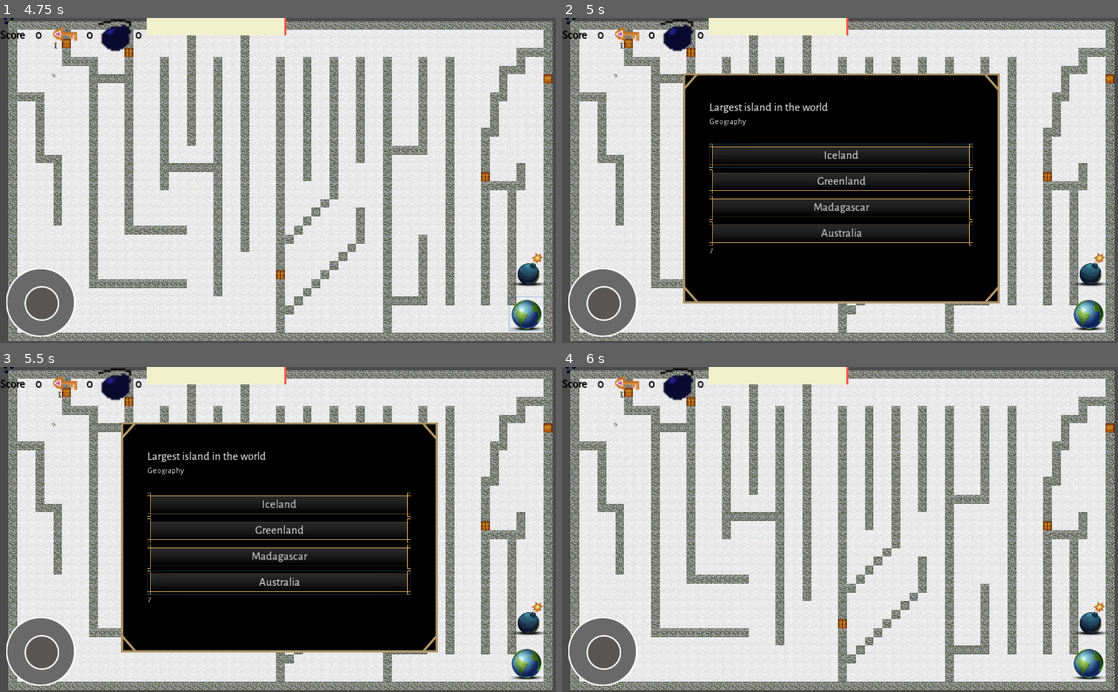
Above: before the commit, frames 1-4 (two rows, left to right).
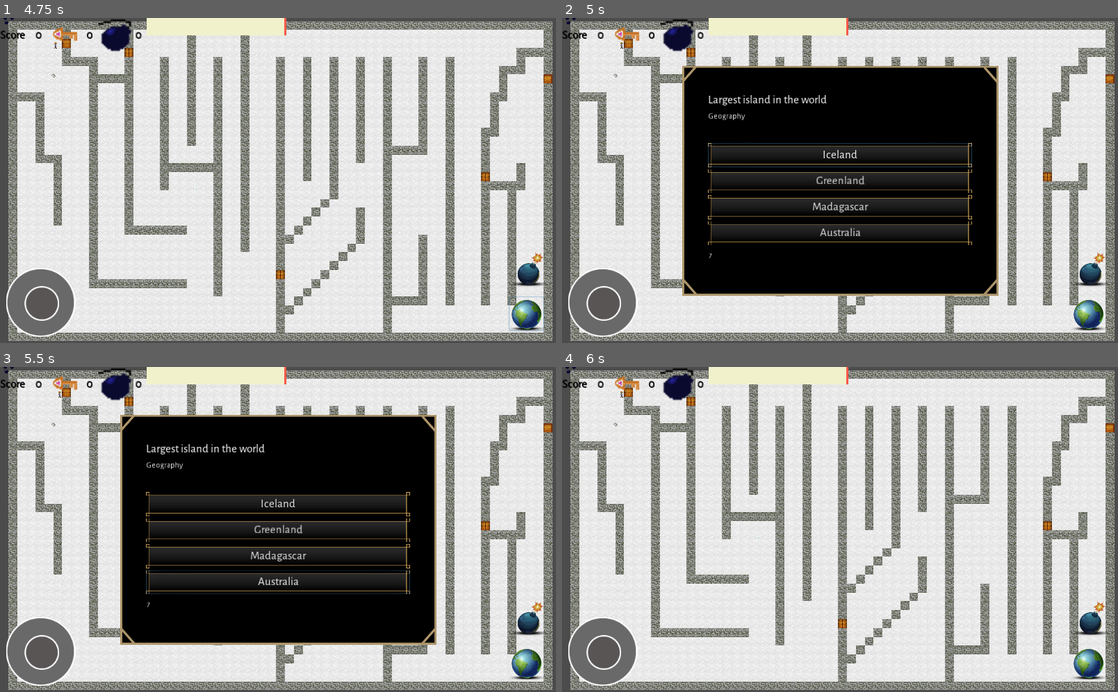
Above: after the commit, the same moments.

Repository: rogerdv/labyrinth
Game: Godot game, scene res://Scenes/main_menu.tscn
The game is run twice, just before and just after one commit, with the same random seed, the same clock (stepped at 60 frames per second) and the same inputs. The engine's default icon, where the game draws it, is replaced by a stand-in: a white triangle on a blue panel in a dark square.
Inputs (mouse positions are in pixels of both pictures, inside the frame that each line leads up to):
- Up to frame 1 (4.75 s): click "New game" at 0.5 s; click (528, 268) at 1.25 s; click (528, 313) at 2 s; tap Enter at 2.75 s; move the mouse to (400, 164) at 2.77 s; hold Right (ui_right) 2.78-3.5 s; tap M at 2.85, 4.35 s; click (400, 164) at 2.92 s; tap Space at 3.02, 4.25 s; drag from (166, 196) to (55, 76) at 3.52 s; move the mouse to (333, 109) at 4.27 s; hold Right (ui_right) from 4.28 s (still down)
- Up to frame 2 (5 s): keep holding Right (ui_right)
- Up to frame 3 (5.5 s): release Right (ui_right) at 5 s; drag from (250, 594) to (55, 425) at 5.02 s
- Up to frame 4 (6 s): click "Iceland" at 5.75 s

Frame 1 is identical in both runs. In frame 2, 7.3% of the frame differs, in the area x 21-79%, y 14-88%; in frame 3, 7.2%; in frame 4, nothing differs.

Commit message:
Small fixes to containers

Diff:
--- a/UI/QuestionPanel.tscn
+++ b/UI/QuestionPanel.tscn
@@ -25,14 +25,14 @@
 }
 
 [node name="PanelContainer" type="PanelContainer" parent="."]
-anchor_left = 0.192
-anchor_top = 0.14
-anchor_right = 0.804
-anchor_bottom = 0.921
-margin_left = 26.392
-margin_top = 18.0
-margin_right = -17.296
-margin_bottom = -25.6
+anchor_left = 0.5
+anchor_top = 0.5
+anchor_right = 0.5
+anchor_bottom = 0.5
+margin_left = -291.5
+margin_top = -212.5
+margin_right = 291.5
+margin_bottom = 212.5
 custom_styles/panel = SubResource( 1 )
 __meta__ = {
 "_edit_use_anchors_": false
@@ -49,31 +49,37 @@
 
 [node name="question" type="Label" parent="PanelContainer/VBoxContainer"]
 margin_right = 486.0
-margin_bottom = 30.0
+margin_bottom = 35.0
 rect_min_size = Vector2( 485, 30 )
+size_flags_horizontal = 3
+size_flags_vertical = 3
 custom_fonts/font = ExtResource( 6 )
 text = "AAAA Here goes the very long question text BBB???"
 autowrap = true
 
 [node name="topic" type="Label" parent="PanelContainer/VBoxContainer"]
-margin_top = 34.0
+margin_top = 39.0
 margin_right = 486.0
-margin_bottom = 59.0
+margin_bottom = 74.0
 rect_min_size = Vector2( 200, 25 )
+size_flags_horizontal = 3
+size_flags_vertical = 3
 text = "topic"
 
 [node name="Label" type="Label" parent="PanelContainer/VBoxContainer"]
-margin_top = 63.0
+margin_top = 78.0
 margin_right = 486.0
-margin_bottom = 77.0
+margin_bottom = 92.0
 
 [node name="a1" type="Button" parent="PanelContainer/VBoxContainer"]
-margin_top = 81.0
+margin_top = 96.0
 margin_right = 486.0
-margin_bottom = 124.458
+margin_bottom = 139.458
 rect_min_size = Vector2( 400, 35 )
 focus_neighbour_top = NodePath("../a4")
 focus_neighbour_bottom = NodePath("../a2")
+size_flags_horizontal = 3
+size_flags_vertical = 3
 theme = ExtResource( 7 )
 custom_styles/hover = ExtResource( 4 )
 custom_styles/pressed = ExtResource( 5 )
@@ -81,48 +87,57 @@
 script = ExtResource( 2 )
 
 [node name="a2" type="Button" parent="PanelContainer/VBoxContainer"]
-margin_top = 128.0
+margin_top = 143.0
 margin_right = 486.0
-margin_bottom = 171.458
+margin_bottom = 186.458
 rect_min_size = Vector2( 400, 35 )
 focus_neighbour_top = NodePath("../a1")
 focus_neighbour_bottom = NodePath("../a3")
+size_flags_horizontal = 3
+size_flags_vertical = 3
 theme = ExtResource( 7 )
 custom_styles/hover = ExtResource( 4 )
 custom_styles/pressed = ExtResource( 5 )
 custom_styles/normal = ExtResource( 4 )
 
 [node name="a3" type="Button" parent="PanelContainer/VBoxContainer"]
-margin_top = 175.0
+margin_top = 190.0
 margin_right = 486.0
-margin_bottom = 218.458
+margin_bottom = 233.458
 rect_min_size = Vector2( 400, 35 )
 focus_neighbour_top = NodePath("../a2")
 focus_neighbour_bottom = NodePath("../a4")
+size_flags_horizontal = 3
+size_flags_vertical = 3
 theme = ExtResource( 7 )
 custom_styles/hover = ExtResource( 4 )
 custom_styles/pressed = ExtResource( 5 )
 custom_styles/normal = ExtResource( 4 )
 
 [node name="a4" type="Button" parent="PanelContainer/VBoxContainer"]
-margin_top = 222.0
+margin_top = 237.0
 margin_right = 486.0
-margin_bottom = 265.458
+margin_bottom = 280.458
 rect_min_size = Vector2( 400, 35 )
 focus_neighbour_top = NodePath("../a3")
 focus_neighbour_bottom = NodePath("../a1")
+size_flags_horizontal = 3
+size_flags_vertical = 3
 theme = ExtResource( 7 )
 custom_styles/hover = ExtResource( 4 )
 custom_styles/pressed = ExtResource( 5 )
 custom_styles/normal = ExtResource( 4 )
 
 [node name="HBoxContainer" type="HBoxContainer" parent="PanelContainer/VBoxContainer"]
-margin_top = 269.0
+margin_top = 284.0
 margin_right = 486.0
-margin_bottom = 283.0
+margin_bottom = 320.0
+size_flags_horizontal = 3
+size_flags_vertical = 3
 
 [node name="time" type="Label" parent="PanelContainer/VBoxContainer/HBoxContainer"]
-margin_bottom = 14.0
+margin_top = 11.0
+margin_bottom = 25.0
 [connection signal="pressed" from="PanelContainer/VBoxContainer/a1" to="." method="AnswerPressed" binds= [ 0 ]]
 [connection signal="pressed" from="PanelContainer/VBoxContainer/a2" to="." method="AnswerPressed" binds= [ 1 ]]
 [connection signal="pressed" from="PanelContainer/VBoxContainer/a3" to="." method="AnswerPressed" binds= [ 2 ]]
